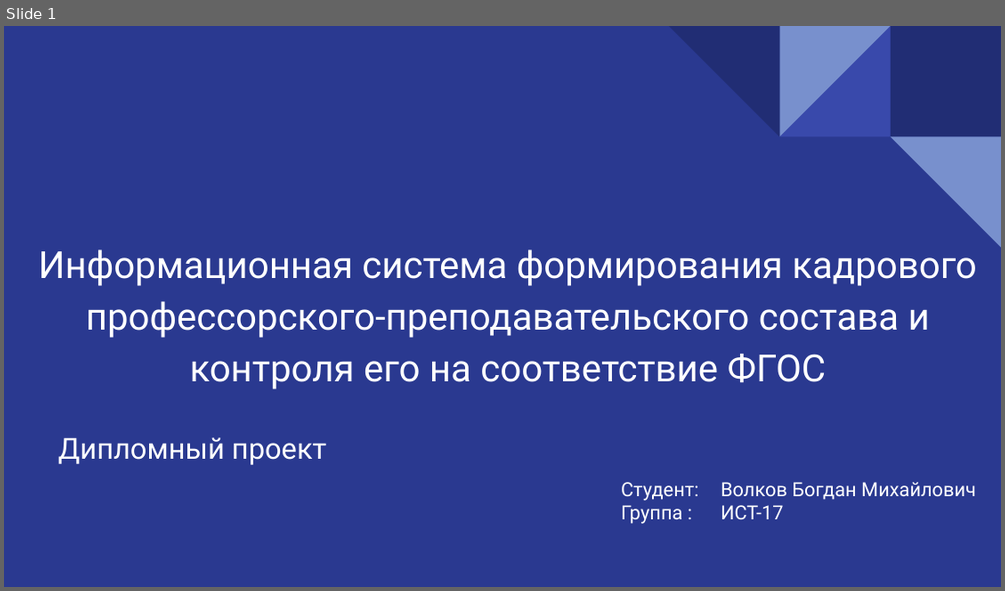
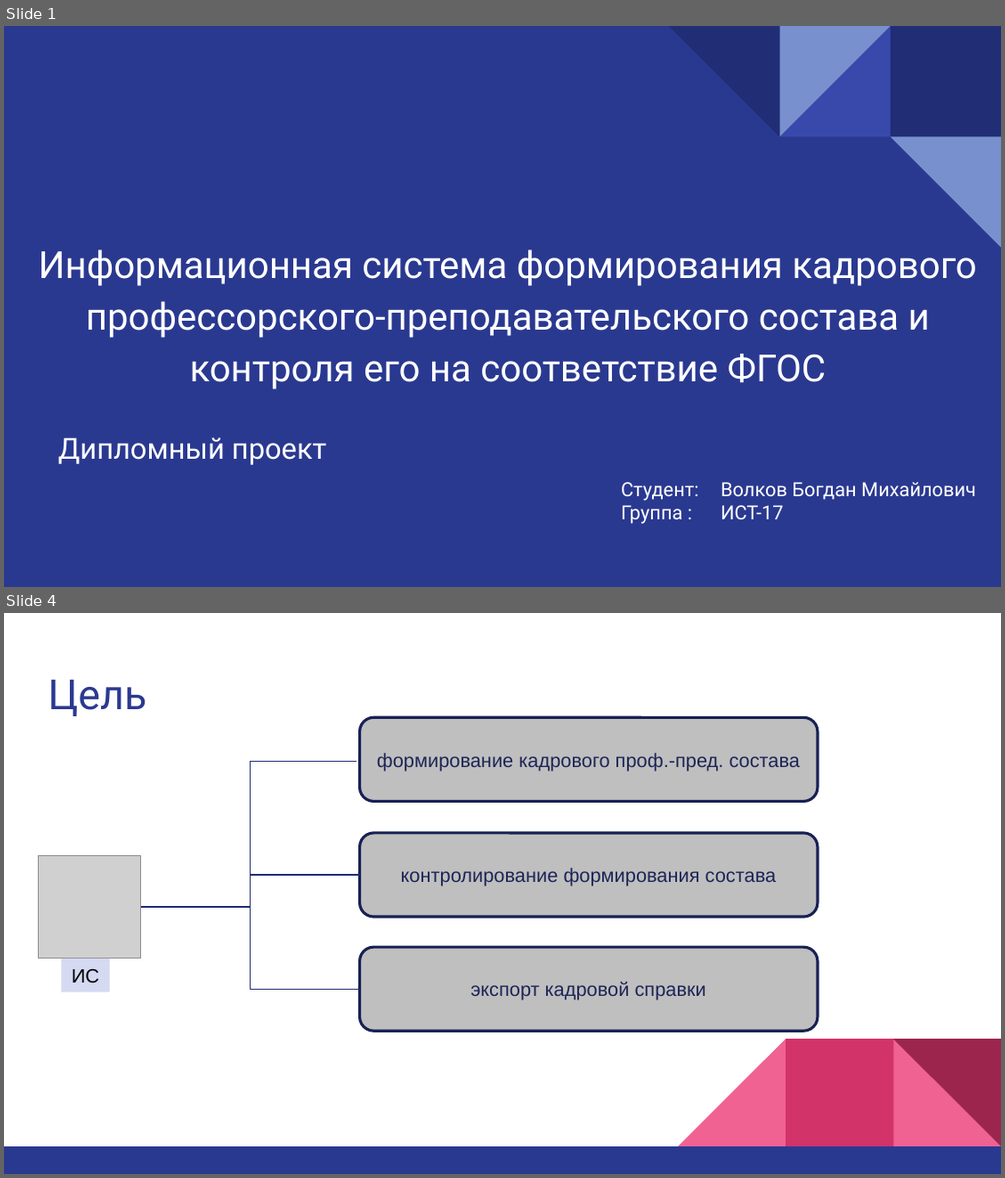
Before and after one commit to bogya345/Diplom, a slide deck: @_docs/bogya/presentation.pptx. Shown one above the other, each under a label of ours: slide 1 before the commit, slides 1 and 4 after it; the slides between them are not shown. The pictures are 1005x591 and 1005x1178 pixels, drawn with LibreOffice and Linux fonts; fonts in the diff are those of the drawing; grey boxes stand for pictures. Boxes give left, top, right and bottom in pixels: in the first picture for what was removed or moved away, otherwise in the second. Text is boxed around its words. In the diff, an @@ line names an element or a change of style, - is before the commit and + after.

```diff
--- a/@_docs/bogya/presentation.pptx
+++ b/@_docs/bogya/presentation.pptx
@@ slide 4 added at (4,613,1001,1174), background #FFFFFF @@
@@ title added at (48,680,146,716), 30 pt, text #2A3990 @@
+Цель
@@ rounded rectangle added at (360,718,817,802), fill #BFBFBF, outline #182156 2 pt, 14 pt, text #1C2456 @@
+формирование кадрового проф.-пред. состава
@@ elbow line added from (140, 907) to (356, 762), #1E2B73 0.75 pt @@
@@ rounded rectangle added at (360,834,817,917), fill #BFBFBF, outline #182156 2 pt, 14 pt, text #1C2456 @@
+контролирование формирования состава
@@ picture added at (38,855,140,958) @@
@@ elbow line added from (140, 907) to (360, 876), #1E2B73 0.75 pt @@
@@ elbow line added from (140, 907) to (360, 989), #1E2B73 0.75 pt @@
@@ rectangle added at (61,958,109,992), fill #D5D9F1, 14 pt, text #000000 @@
+ИС
@@ rounded rectangle added at (360,947,817,1030), fill #BFBFBF, outline #182156 2 pt, 14 pt, text #1C2456 @@
+экспорт кадровой справки
@@ group added at (4,1038,1001,1174): 3 right triangles, 2 rectangles @@
```
Also in this commit, not shown: 4 slides changed, 5 other slides added, 2 slides removed, 2 other files.
